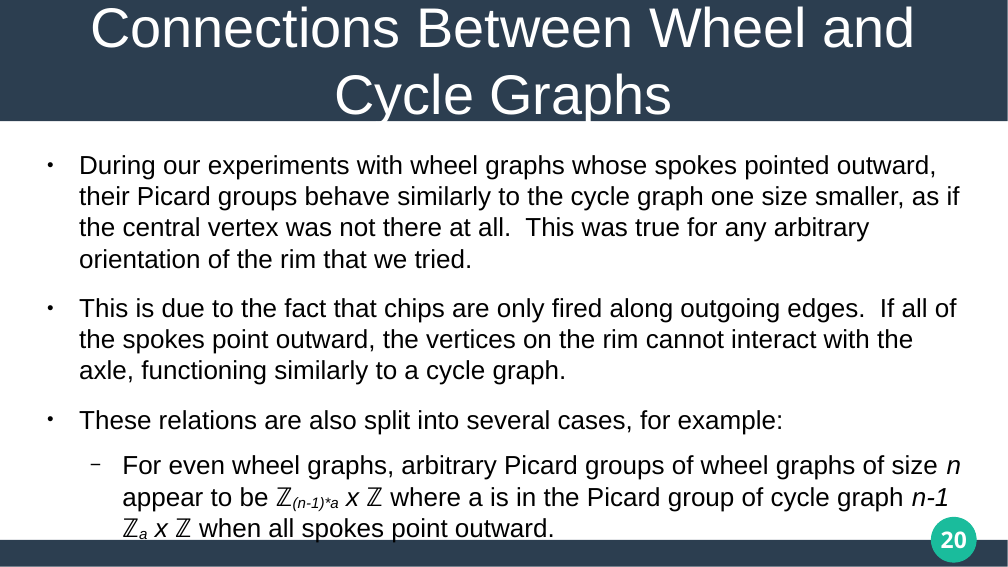
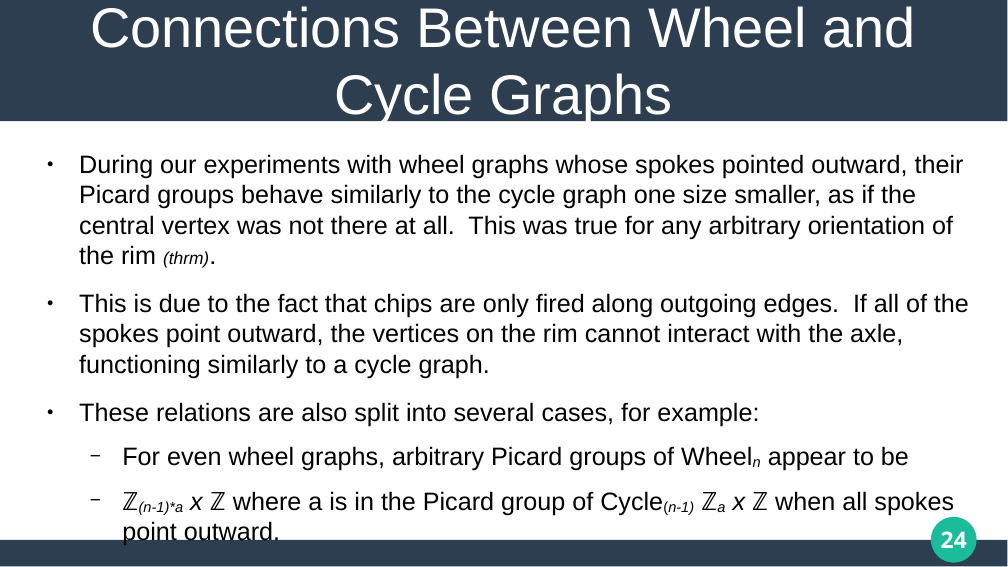
Before and after one commit to matthew-pisano/ChipFiring, a slide deck: slide 24 of Docs/JMMPresentation.pptx (slide 20 before the commit). Drawn at 1008x567 pixels with LibreOffice and Linux fonts; fonts in the diff are those of the drawing. Boxes give left, top, right and bottom in pixels: in the first picture for what was removed or moved away, otherwise in the second. Text is boxed around its words. In the diff, an @@ line names an element or a change of style, - is before the commit and + after.

```diff
--- a/Docs/JMMPresentation.pptx
+++ b/Docs/JMMPresentation.pptx
@@ text at box(79, 154, 964, 268): text changed; size 20.5 to 19.8 pt @@
-● During our experiments with wheel graphs whose spokes pointed outward, their Picard groups behave similarly to the cycle graph one size smaller, as if the central vertex was not there at all. This was true for any arbitrary orientation of the rim that we tried.
+● During our experiments with wheel graphs whose spokes pointed outward, their Picard groups behave similarly to the cycle graph one size smaller, as if the central vertex was not there at all. This was true for any arbitrary orientation of the rim (thrm).
@@ text at box(79, 293, 969, 427): size 20.5 to 19.8 pt in "This is due to the fact that ...", "These relations are also split into several ..." @@
@@ text at box(122, 446, 954, 516): text changed; size 20.5 to 19.8 pt @@
-  − For even wheel graphs, arbitrary Picard groups of wheel graphs of size n appear to be ℤ(n-1)*a x ℤ where a is in the Picard group of cycle graph n-1 ℤa x ℤ when all spokes point outward.
+  − For even wheel graphs, arbitrary Picard groups of Wheeln appear to be
+  − ℤ(n-1)*a x ℤ where a is in the Picard group of Cycle(n-1) ℤa x ℤ when all spokes point outward.
@@ page number at box(941, 531, 967, 548): text changed @@
-20
+24
```
Also in this commit, not shown: 16 other slides changed, 5 slides added, 1 slide removed, 6 other files.
